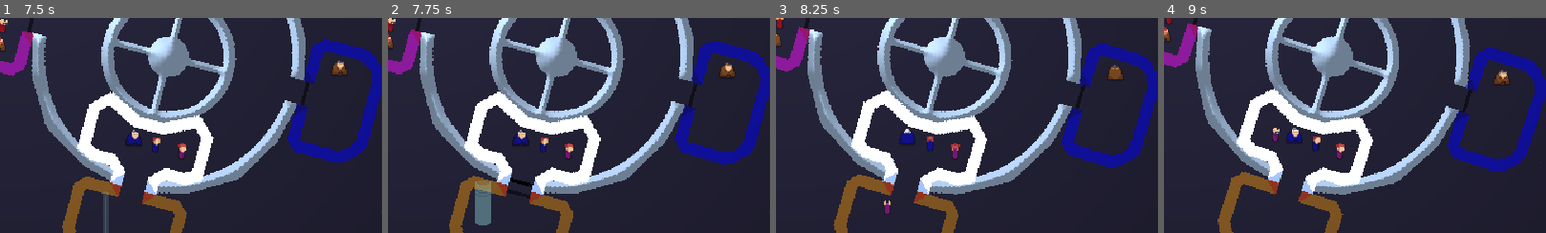
Above: before the commit, frames 1-4 (left to right).
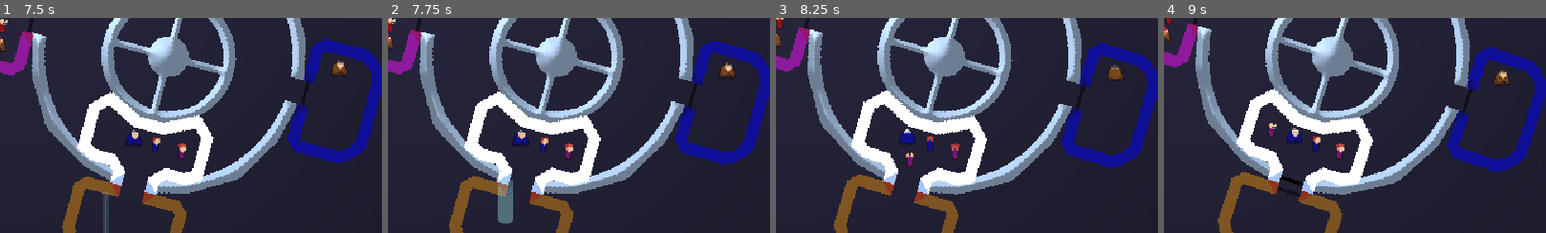
Above: after the commit, the same moments.

Repository: tehelka-gamedev/gmtk-2025
Game: Godot game, scene res://main.tscn
Same seed, same stepped clock (60 frames per second), same inputs: the game is played once before the commit and once after it. The engine's default icon, where the game draws it, is replaced by a stand-in: a white triangle on a blue panel in a dark square. Sound files missing from this copy of the repository are replaced by a short silence.
Inputs:
- Up to frame 1 (7.5 s): click "Start elevator" at 0.5 s; click "Start elevator" at 1.25 s; tap Enter (open_door) at 2, 2.1, 3.05, 3.6, 4.35, 5.3, 5.85, 6.6 s; hold Right (ui_right) 2.03-2.78 s; hold Down (ui_down) 2.78-3.53 s; tap Space (elevator_toggle_movement) at 2.85, 5.1, 7.35 s; hold Right (ui_right) 3.53-4.28 s; hold Up (ui_up) 4.28-5.03 s; hold Left (ui_left) 5.03-6.53 s; hold Down (ui_down) 6.53-7.28 s; hold Right (ui_right) from 7.28 s (still down)
- Up to frame 2 (7.75 s): keep holding Right (ui_right); tap Enter (open_door) at 7.55 s
- Up to frame 3 (8.25 s): release Right (ui_right) at 8.03 s; hold Up (ui_up) from 8.03 s (still down); tap Enter (open_door) at 8.1 s
- Up to frame 4 (9 s): release Up (ui_up) at 8.78 s; hold Right (ui_right) from 8.78 s (still down); tap Enter (open_door) at 8.85 s
The pictures show only the part of the screen within x 7-57%, y 41-91%; the shares and areas given below are measured in that part.

Frame 1 is identical in both runs. In frame 2, 1.8% of the frame differs, in the area x 22-39%, y 74-97%; in frame 3, 0.2%; in frame 4, 0.4%.

Commit message:
Add elevator coyote time

Diff:
--- a/godot/main.tscn
+++ b/godot/main.tscn
@@ -111,6 +111,7 @@
 
 [node name="Elevator" parent="World" node_paths=PackedStringArray("space_station") instance=ExtResource("3_7mycd")]
 position = Vector2(184, 179)
+DOOR_COYOTE_THRESHOLD = null
 speed_array = Array[float]([15.0, 45.0, 90.0, 220.0, 360.0])
 snap_duration = 0.3
 space_station = NodePath("../SpaceStation")
--- a/godot/objects/elevator.gd
+++ b/godot/objects/elevator.gd
@@ -7,6 +7,7 @@
 signal snapped_to_room(room:Node2D)
 signal toggle_movement_requested
 
+@export var DOOR_COYOTE_THRESHOLD: float = 1.0
 @export var distance_to_pivot_point:float = 60.0 :
     set(value):
         distance_to_pivot_point = value
@@ -40,6 +41,9 @@
 var _snapped: bool = false
 var _tween: Tween = null
 var _people_are_entering: bool = false
+var _door_coyote_time: float = 0.0
+var _door_coyote_flag: bool = false
+
 @onready var _door: Sprite2D = $Door
 
 
@@ -83,6 +87,14 @@
         rotation_degrees -= delta * speed_array[current_speed]
     else:
         rotation_degrees += space_station.rotation_speed * delta
+
+    if _door_coyote_flag:
+        _door_coyote_time += delta
+        if _door_coyote_time >= DOOR_COYOTE_THRESHOLD:
+            _handle_open_door()
+            _door_coyote_time = 0.0
+            _door_coyote_flag = false
+
 
 func _open_door() -> void:
     # play open_door_animation
@@ -228,10 +240,11 @@
     _people_are_entering = false
 
 
-
 func _handle_open_door() -> void:
     if _snapped and not _people_are_entering:
         if door_is_open:
             _close_door()
         else:
             _open_door()
+    elif not _door_coyote_flag and (_snapping or _people_are_entering):
+        _door_coyote_flag = true
--- a/godot/objects/elevator.tscn
+++ b/godot/objects/elevator.tscn
@@ -11,6 +11,7 @@
 
 [node name="Elevator" type="Node2D" node_paths=PackedStringArray("inner_pivot", "room_detector", "look_at_helper", "entrance_position", "slot_manager")]
 script = ExtResource("1_ogmrx")
+DOOR_COYOTE_THRESHOLD = null
 inner_pivot = NodePath("Pivot/InnerPivot")
 room_detector = NodePath("Pivot/InnerPivot/RoomDetector")
 look_at_helper = NodePath("lookAtHelper")
